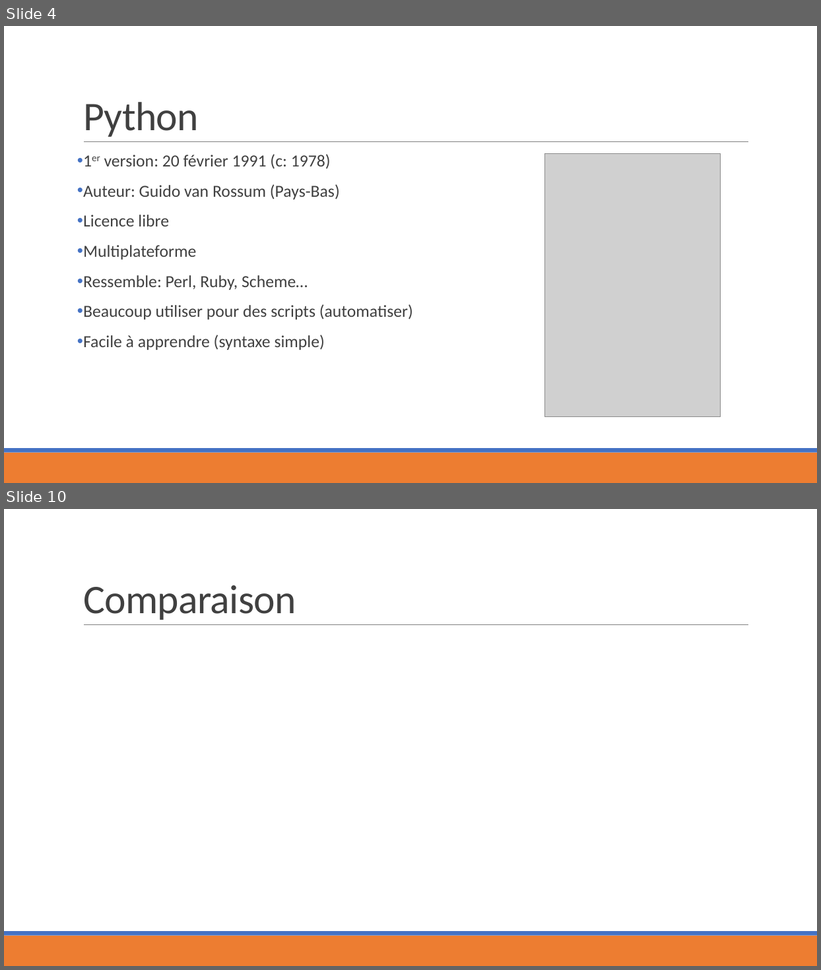
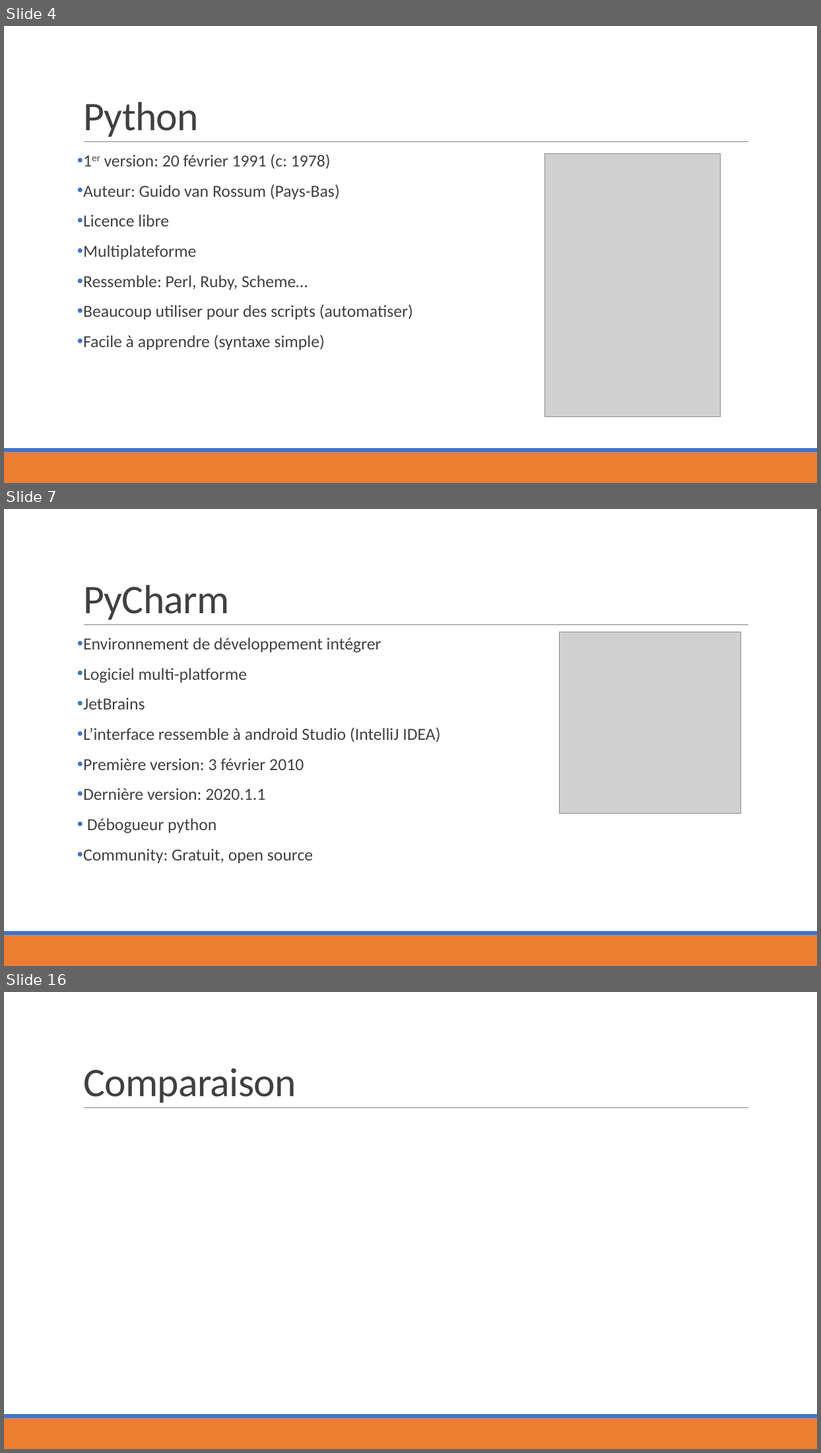
Before and after one commit to MaximeRoy1733837/ESP, a slide deck: Python/Défi_python.pptx. Shown one above the other, each under a label of ours: slides 4 and 10 before the commit, slides 4, 7 and 16 after it; the slides between them are not shown. The pictures are 821x970 and 821x1453 pixels, drawn with LibreOffice and Linux fonts; fonts in the diff are those of the drawing; grey boxes stand for pictures. Boxes give left, top, right and bottom in pixels: in the first picture for what was removed or moved away, otherwise in the second. Text is boxed around its words. In the diff, an @@ line names an element or a change of style, - is before the commit and + after.

Commit message:
continuer power point python

```diff
--- a/Python/Défi_python.pptx
+++ b/Python/Défi_python.pptx
@@ slide 7 added at bbox=[4, 509, 817, 966], background #FFFFFF; not listed: 3 template elements that a slide beside it also shows @@
@@ title added at bbox=[83, 585, 229, 620], 48 pt, text #404040 @@
+PyCharm
@@ text added at bbox=[83, 638, 440, 863], 20 pt, text #404040 @@
+• Environnement de développement intégrer
+• Logiciel multi-platforme
+• JetBrains
+• L’interface ressemble à android Studio (IntelliJ IDEA)
+• Première version: 3 février 2010
+• Dernière version: 2020.1.1
+• Débogueur python
+• Community: Gratuit, open source
@@ picture added at bbox=[559, 632, 741, 814] @@
@@ what was slide 10 is now slide 16 @@
```
Also in this commit, not shown: 5 slides changed, 7 other slides added, 2 slides removed, 1 other file.
